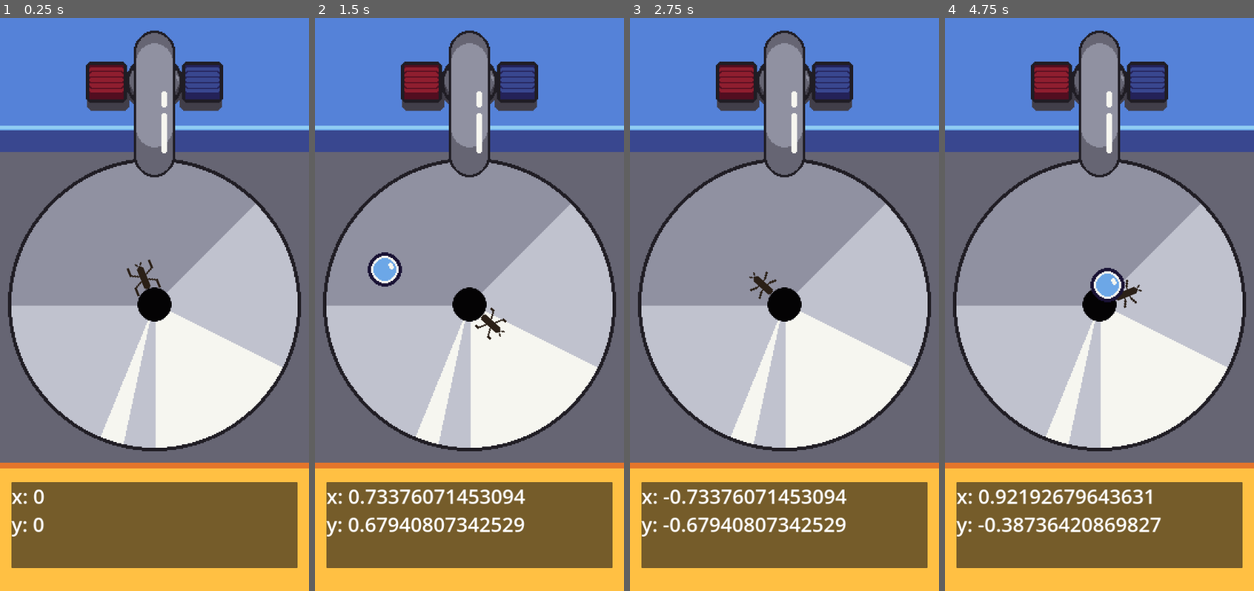
Above: before the commit, frames 1-4 (left to right).
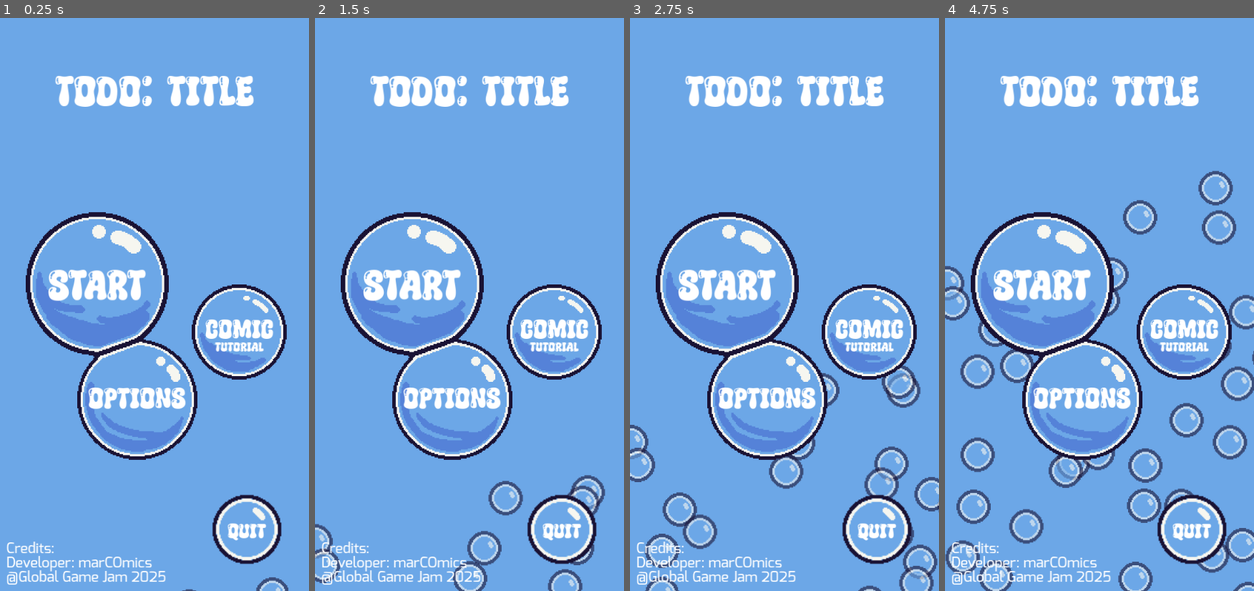
Above: after the commit, the same moments.

Repository: marCOmics/GGJ2025_Bubble
Game: Godot game, scene res://src/start_screen.tscn
Same seed, same stepped clock (60 frames per second), same inputs: the game is played once before the commit and once after it. Before the commit the project starts from res://src/root.tscn.
Inputs (mouse positions are in pixels of both pictures, inside the frame that each line leads up to):
- Up to frame 1 (0.25 s): no input
- Up to frame 2 (1.5 s): move the mouse to (454, 419) at 0.52 s; click (454, 419) at 0.67 s; move the mouse to (562, 390) at 1.27 s; click (562, 390) at 1.42 s
- Up to frame 3 (2.75 s): move the mouse to (691, 218) at 2.02 s; click (691, 218) at 2.17 s
- Up to frame 4 (4.75 s): move the mouse to (1114, 304) at 2.77 s; click (1114, 304) at 2.92 s; move the mouse to (1053, 161) at 3.52 s; click (1053, 161) at 3.67 s; move the mouse to (1167, 275) at 4.27 s; click (1167, 275) at 4.42 s

The runs differ from the first frame. In frame 1, 99% of the frame differs, in the area x 0-100%, y 0-100%; in frame 2, 99%; in frame 3, 99%; in frame 4, 99%.

Commit message:
Added Start Screen

Diff:
--- a/ggj2025_bubble_mrm/project.godot
+++ b/ggj2025_bubble_mrm/project.godot
@@ -12,7 +12,7 @@
 
 config/name="GGJ2025_Bubble_MRM"
 config/version="v0.1"
-run/main_scene="res://src/root.tscn"
+run/main_scene="res://src/start_screen.tscn"
 config/features=PackedStringArray("4.3", "Mobile")
 boot_splash/bg_color=Color(0.165692, 0.312595, 0.572101, 1)
 config/icon="res://icon.svg"
@@ -25,6 +25,10 @@
 window/stretch/scale=0.5
 window/handheld/orientation=1
 
+[gui]
+
+theme/custom_font="res://res/super-shiny-font/SuperShiny-0v0rG.ttf"
+
 [input_devices]
 
 pointing/emulate_touch_from_mouse=true
--- /dev/null
+++ b/ggj2025_bubble_mrm/src/game.tscn
@@ -0,0 +1,74 @@
+[gd_scene load_steps=8 format=3 uid="uid://vg4ysocm2e6b"]
+
+[ext_resource type="Script" path="res://src/game.gd" id="1_qwj83"]
+[ext_resource type="PackedScene" uid="uid://dkajoq0ekgo1v" path="res://src/gyroscope.tscn" id="2_kfdvs"]
+[ext_resource type="Texture2D" uid="uid://do0ahv27t2cw0" path="res://res/Background.png" id="3_5klt2"]
+[ext_resource type="Texture2D" uid="uid://bibqqg54l7sut" path="res://res/Sink.png" id="4_5ju2j"]
+[ext_resource type="PackedScene" uid="uid://b4egxis0vcv8j" path="res://src/skeeter.tscn" id="5_vpk1e"]
+[ext_resource type="Texture2D" uid="uid://c7y5vwgcm5hdb" path="res://res/WaterTap.png" id="6_b3k4y"]
+
+[sub_resource type="CircleShape2D" id="CircleShape2D_0k5qo"]
+
+[node name="Game" type="Node2D"]
+position = Vector2(0, -100)
+script = ExtResource("1_qwj83")
+
+[node name="Gyroscope" parent="." instance=ExtResource("2_kfdvs")]
+
+[node name="ParallaxBackground" type="ParallaxBackground" parent="."]
+offset = Vector2(540, 1000)
+transform = Transform2D(1, 0, 0, 1, 540, 1000)
+
+[node name="Parallax2D" type="Parallax2D" parent="ParallaxBackground"]
+visible = false
+
+[node name="ParallaxDown" type="ParallaxLayer" parent="ParallaxBackground"]
+
+[node name="Background" type="Sprite2D" parent="ParallaxBackground/ParallaxDown"]
+texture = ExtResource("3_5klt2")
+
+[node name="Sink" type="Sprite2D" parent="ParallaxBackground/ParallaxDown"]
+texture = ExtResource("4_5ju2j")
+
+[node name="Hole" type="Area2D" parent="ParallaxBackground/ParallaxDown/Sink"]
+
+[node name="CollisionShape2D" type="CollisionShape2D" parent="ParallaxBackground/ParallaxDown/Sink/Hole"]
+scale = Vector2(3, 3)
+shape = SubResource("CircleShape2D_0k5qo")
+
+[node name="Skeeter" parent="ParallaxBackground/ParallaxDown" instance=ExtResource("5_vpk1e")]
+
+[node name="Bubbles" type="Node2D" parent="ParallaxBackground/ParallaxDown"]
+
+[node name="Bubble" parent="ParallaxBackground/ParallaxDown/Bubbles" instance_placeholder="res://src/bubble.tscn"]
+position = Vector2(2, -336)
+
+[node name="ParallaxUp" type="ParallaxLayer" parent="ParallaxBackground"]
+
+[node name="WaterTap" type="Sprite2D" parent="ParallaxBackground/ParallaxUp"]
+position = Vector2(0, -700)
+texture = ExtResource("6_b3k4y")
+
+[node name="Panel" type="Panel" parent="ParallaxBackground/ParallaxUp"]
+custom_minimum_size = Vector2(1000, 300)
+anchors_preset = 8
+anchor_left = 0.5
+anchor_top = 0.5
+anchor_right = 0.5
+anchor_bottom = 0.5
+offset_left = -500.0
+offset_top = 620.0
+offset_right = 500.0
+offset_bottom = 920.0
+grow_horizontal = 2
+grow_vertical = 2
+
+[node name="RichTextLabel" type="RichTextLabel" parent="ParallaxBackground/ParallaxUp/Panel"]
+custom_minimum_size = Vector2(1000, 300)
+layout_mode = 0
+offset_right = 40.0
+offset_bottom = 40.0
+bbcode_enabled = true
+text = "test"
+
+[connection signal="body_entered" from="ParallaxBackground/ParallaxDown/Sink/Hole" to="." method="_on_hole_body_entered"]
--- a/ggj2025_bubble_mrm/src/root.gd
+++ /dev/null
@@ -1,14 +0,0 @@
-extends Node2D
-
-@onready var _gyroscope := $Gyroscope
-@onready var _skeeter := $ParallaxBackground/ParallaxDown/Skeeter
-
-# Called when the node enters the scene tree for the first time.
-func _ready() -> void:
-	_skeeter.init(_gyroscope)
-	pass # Replace with function body.
-
-
-# Called every frame. 'delta' is the elapsed time since the previous frame.
-func _process(delta: float) -> void:
-	pass
--- a/ggj2025_bubble_mrm/src/root.tscn
+++ /dev/null
@@ -1,74 +0,0 @@
-[gd_scene load_steps=8 format=3 uid="uid://vg4ysocm2e6b"]
-
-[ext_resource type="Script" path="res://src/game.gd" id="1_mdjyi"]
-[ext_resource type="Texture2D" uid="uid://do0ahv27t2cw0" path="res://res/Background.png" id="2_3brtk"]
-[ext_resource type="Texture2D" uid="uid://bibqqg54l7sut" path="res://res/Sink.png" id="2_doqv5"]
-[ext_resource type="Texture2D" uid="uid://c7y5vwgcm5hdb" path="res://res/WaterTap.png" id="4_xdhea"]
-[ext_resource type="PackedScene" uid="uid://b4egxis0vcv8j" path="res://src/skeeter.tscn" id="5_6h363"]
-[ext_resource type="PackedScene" uid="uid://dkajoq0ekgo1v" path="res://src/gyroscope.tscn" id="7_hvrbt"]
-
-[sub_resource type="CircleShape2D" id="CircleShape2D_0k5qo"]
-
-[node name="Game" type="Node2D"]
-position = Vector2(0, -100)
-script = ExtResource("1_mdjyi")
-
-[node name="Gyroscope" parent="." instance=ExtResource("7_hvrbt")]
-
-[node name="ParallaxBackground" type="ParallaxBackground" parent="."]
-offset = Vector2(540, 1000)
-transform = Transform2D(1, 0, 0, 1, 540, 1000)
-
-[node name="Parallax2D" type="Parallax2D" parent="ParallaxBackground"]
-visible = false
-
-[node name="ParallaxDown" type="ParallaxLayer" parent="ParallaxBackground"]
-
-[node name="Background" type="Sprite2D" parent="ParallaxBackground/ParallaxDown"]
-texture = ExtResource("2_3brtk")
-
-[node name="Sink" type="Sprite2D" parent="ParallaxBackground/ParallaxDown"]
-texture = ExtResource("2_doqv5")
-
-[node name="Hole" type="Area2D" parent="ParallaxBackground/ParallaxDown/Sink"]
-
-[node name="CollisionShape2D" type="CollisionShape2D" parent="ParallaxBackground/ParallaxDown/Sink/Hole"]
-scale = Vector2(3, 3)
-shape = SubResource("CircleShape2D_0k5qo")
-
-[node name="Skeeter" parent="ParallaxBackground/ParallaxDown" instance=ExtResource("5_6h363")]
-
-[node name="Bubbles" type="Node2D" parent="ParallaxBackground/ParallaxDown"]
-
-[node name="Bubble" parent="ParallaxBackground/ParallaxDown/Bubbles" instance_placeholder="res://src/bubble.tscn"]
-position = Vector2(2, -336)
-
-[node name="ParallaxUp" type="ParallaxLayer" parent="ParallaxBackground"]
-
-[node name="WaterTap" type="Sprite2D" parent="ParallaxBackground/ParallaxUp"]
-position = Vector2(0, -700)
-texture = ExtResource("4_xdhea")
-
-[node name="Panel" type="Panel" parent="ParallaxBackground/ParallaxUp"]
-custom_minimum_size = Vector2(1000, 300)
-anchors_preset = 8
-anchor_left = 0.5
-anchor_top = 0.5
-anchor_right = 0.5
-anchor_bottom = 0.5
-offset_left = -500.0
-offset_top = 620.0
-offset_right = 500.0
-offset_bottom = 920.0
-grow_horizontal = 2
-grow_vertical = 2
-
-[node name="RichTextLabel" type="RichTextLabel" parent="ParallaxBackground/ParallaxUp/Panel"]
-custom_minimum_size = Vector2(1000, 300)
-layout_mode = 0
-offset_right = 40.0
-offset_bottom = 40.0
-bbcode_enabled = true
-text = "test"
-
-[connection signal="body_entered" from="ParallaxBackground/ParallaxDown/Sink/Hole" to="." method="_on_hole_body_entered"]
--- a/ggj2025_bubble_mrm/src/skeeter.gd
+++ b/ggj2025_bubble_mrm/src/skeeter.gd
@@ -5,6 +5,7 @@
 var _lastTickDegree : float = _degree
 var _game : GGJ_Game
 var _gyroscope : GGJ_Gyroscope
+
 
 func init(p_game: GGJ_Game, p_gyroscope : GGJ_Gyroscope) -> void:
 	_game = p_game
--- /dev/null
+++ b/ggj2025_bubble_mrm/src/start_screen.gd
@@ -0,0 +1,26 @@
+extends Node2D
+
+
+# Called when the node enters the scene tree for the first time.
+func _ready() -> void:
+	pass # Replace with function body.
+
+
+# Called every frame. 'delta' is the elapsed time since the previous frame.
+func _process(delta: float) -> void:
+	pass
+
+
+func _on_start_button_input_event(viewport: Node, event: InputEvent, shape_idx: int) -> void:
+	if event is InputEventMouseButton:
+		get_tree().change_scene_to_file("res://src/game.tscn")
+
+
+func _on_comic_btn_input_event(viewport: Node, event: InputEvent, shape_idx: int) -> void:
+	if event is InputEventMouseButton:
+		print("Comic Button clicked") #TODO
+
+
+func _on_options_btn_input_event(viewport: Node, event: InputEvent, shape_idx: int) -> void:
+	if event is InputEventMouseButton:
+		print("Options Button clicked") #TODO
--- a/ggj2025_bubble_mrm/src/start_screen.tscn
+++ b/ggj2025_bubble_mrm/src/start_screen.tscn
@@ -1,7 +1,146 @@
-[gd_scene format=3 uid="uid://i1wvtervecl5"]
+[gd_scene load_steps=12 format=3 uid="uid://i1wvtervecl5"]
+
+[ext_resource type="Texture2D" uid="uid://dkclipu6srr0x" path="res://res/Background_StartScreen.png" id="1_irdiq"]
+[ext_resource type="Script" path="res://src/start_screen.gd" id="1_rhj35"]
+[ext_resource type="Texture2D" uid="uid://c34wsipdpmmww" path="res://res/Bubble.png" id="2_vt4vx"]
+[ext_resource type="Texture2D" uid="uid://dres88bkisfg1" path="res://res/MenuButtons_Trio.png" id="3_wx1eo"]
+[ext_resource type="Texture2D" uid="uid://o4d2gs7ad1qm" path="res://res/MenuButtons_Solo.png" id="4_kcvul"]
+[ext_resource type="FontFile" uid="uid://ciljxpg61awtb" path="res://res/exo-font/ExoMedium-5mMV.otf" id="5_cg766"]
+
+[sub_resource type="ParticleProcessMaterial" id="ParticleProcessMaterial_mos7r"]
+particle_flag_disable_z = true
+emission_shape = 3
+emission_box_extents = Vector3(600, 1, 1)
+direction = Vector3(0, -1, 0)
+spread = 1.0
+initial_velocity_min = 220.43
+initial_velocity_max = 360.21
+gravity = Vector3(0, 0, 0)
+
+[sub_resource type="CircleShape2D" id="CircleShape2D_lootj"]
+
+[sub_resource type="CircleShape2D" id="CircleShape2D_g5f1x"]
+
+[sub_resource type="CircleShape2D" id="CircleShape2D_nhlxg"]
+
+[sub_resource type="Theme" id="Theme_dnr8a"]
+default_font = ExtResource("5_cg766")
 
 [node name="StartScreen" type="Node2D"]
+script = ExtResource("1_rhj35")
 
-[node name="TextureRect" type="TextureRect" parent="."]
-offset_right = 40.0
-offset_bottom = 40.0
+[node name="BG" type="TextureRect" parent="."]
+offset_right = 1080.0
+offset_bottom = 2000.0
+texture = ExtResource("1_irdiq")
+
+[node name="GPUParticles2D" type="GPUParticles2D" parent="BG"]
+modulate = Color(1, 1, 1, 0.596078)
+position = Vector2(542, 2083)
+amount = 50
+process_material = SubResource("ParticleProcessMaterial_mos7r")
+texture = ExtResource("2_vt4vx")
+lifetime = 7.0
+randomness = 0.8
+
+[node name="TrioButtonTexture" type="TextureRect" parent="."]
+offset_left = 14.0
+offset_top = 594.0
+offset_right = 1038.0
+offset_bottom = 1618.0
+texture = ExtResource("3_wx1eo")
+
+[node name="StartBtn" type="Area2D" parent="TrioButtonTexture"]
+
+[node name="StartLabel" type="RichTextLabel" parent="TrioButtonTexture/StartBtn"]
+process_mode = 4
+custom_minimum_size = Vector2(400, 150)
+offset_left = 125.0
+offset_top = 283.0
+offset_right = 525.0
+offset_bottom = 433.0
+bbcode_enabled = true
+text = "[center][font_size=160]Start[/font_size][/center]"
+
+[node name="CollisionShape2D" type="CollisionShape2D" parent="TrioButtonTexture/StartBtn"]
+position = Vector2(323, 333)
+scale = Vector2(22, 22)
+shape = SubResource("CircleShape2D_lootj")
+
+[node name="ComicBtn" type="Area2D" parent="TrioButtonTexture"]
+
+[node name="ComicLabel" type="RichTextLabel" parent="TrioButtonTexture/ComicBtn"]
+process_mode = 4
+custom_minimum_size = Vector2(400, 150)
+offset_left = 623.0
+offset_top = 458.0
+offset_right = 1023.0
+offset_bottom = 608.0
+bbcode_enabled = true
+text = "[center][font_size=100]Comic[/font_size]
+[font_size=50]TuTorial[/font_size][/center]"
+
+[node name="CollisionShape2D" type="CollisionShape2D" parent="TrioButtonTexture/ComicBtn"]
+position = Vector2(823, 500)
+scale = Vector2(15, 15)
+shape = SubResource("CircleShape2D_g5f1x")
+
+[node name="OptionsBtn" type="Area2D" parent="TrioButtonTexture"]
+
+[node name="OptionsLabel" type="RichTextLabel" parent="TrioButtonTexture/OptionsBtn"]
+process_mode = 4
+custom_minimum_size = Vector2(400, 150)
+offset_left = 264.0
+offset_top = 696.0
+offset_right = 664.0
+offset_bottom = 846.0
+bbcode_enabled = true
+text = "[center][font_size=110]Options[/font_size][/center]"
+
+[node name="CollisionShape2D2" type="CollisionShape2D" parent="TrioButtonTexture/OptionsBtn"]
+position = Vector2(467, 741)
+scale = Vector2(19, 19)
+shape = SubResource("CircleShape2D_nhlxg")
+
+[node name="QuitButtonTexture" type="TextureRect" parent="."]
+offset_left = 735.0
+offset_top = 1657.0
+offset_right = 991.0
+offset_bottom = 1913.0
+texture = ExtResource("4_kcvul")
+
+[node name="QuitButtonLabel" type="RichTextLabel" parent="QuitButtonTexture"]
+custom_minimum_size = Vector2(200, 100)
+layout_mode = 0
+offset_left = 28.0
+offset_top = 105.0
+offset_right = 228.0
+offset_bottom = 205.0
+bbcode_enabled = true
+text = "[center][font_size=80]Quit[/font_size][/center]"
+
+[node name="CreditsLabel" type="RichTextLabel" parent="."]
+custom_minimum_size = Vector2(700, 200)
+offset_left = 22.0
+offset_top = 1828.0
+offset_right = 722.0
+offset_bottom = 2028.0
+theme = SubResource("Theme_dnr8a")
+bbcode_enabled = true
+text = "[font_size=50]Credits:
+Developer: marCOmics
+@Global Game Jam 2025
+[/font_size]"
+
+[node name="Title_Temp" type="RichTextLabel" parent="."]
+custom_minimum_size = Vector2(1080, 300)
+offset_top = 200.0
+offset_right = 1080.0
+offset_bottom = 500.0
+bbcode_enabled = true
+text = "[center][font_size=160]TODO: Title[/font_size][/center]"
+
+[connection signal="gui_input" from="TrioButtonTexture" to="." method="_on_trio_button_texture_gui_input"]
+[connection signal="input_event" from="TrioButtonTexture/StartBtn" to="." method="_on_start_button_input_event"]
+[connection signal="input_event" from="TrioButtonTexture/ComicBtn" to="." method="_on_comic_btn_input_event"]
+[connection signal="input_event" from="TrioButtonTexture/OptionsBtn" to="." method="_on_options_btn_input_event"]
Binary file added: ggj2025_bubble_mrm/res/Background_StartScreen.aseprite
Binary file added: ggj2025_bubble_mrm/res/Background_StartScreen.png
Not shown, added: ggj2025_bubble_mrm/res/Background_StartScreen.png.import
Binary file added: ggj2025_bubble_mrm/res/Bubble.png
Binary file changed: ggj2025_bubble_mrm/res/Bubbles.aseprite
Binary file added: ggj2025_bubble_mrm/res/MenuButtons_Solo.png
Not shown, added: ggj2025_bubble_mrm/res/MenuButtons_Solo.png.import
Binary file added: ggj2025_bubble_mrm/res/MenuButtons_Trio.png
Not shown, added: ggj2025_bubble_mrm/res/MenuButtons_Trio.png.import
Binary file added: ggj2025_bubble_mrm/res/exo-font/ExoBlack-DMeR.otf
Not shown, added: ggj2025_bubble_mrm/res/exo-font/ExoBlack-DMeR.otf.import
Not shown, added: ggj2025_bubble_mrm/res/exo-font/ExoBlackItalic-A8oA.otf.import
(and 29 more such lines)
